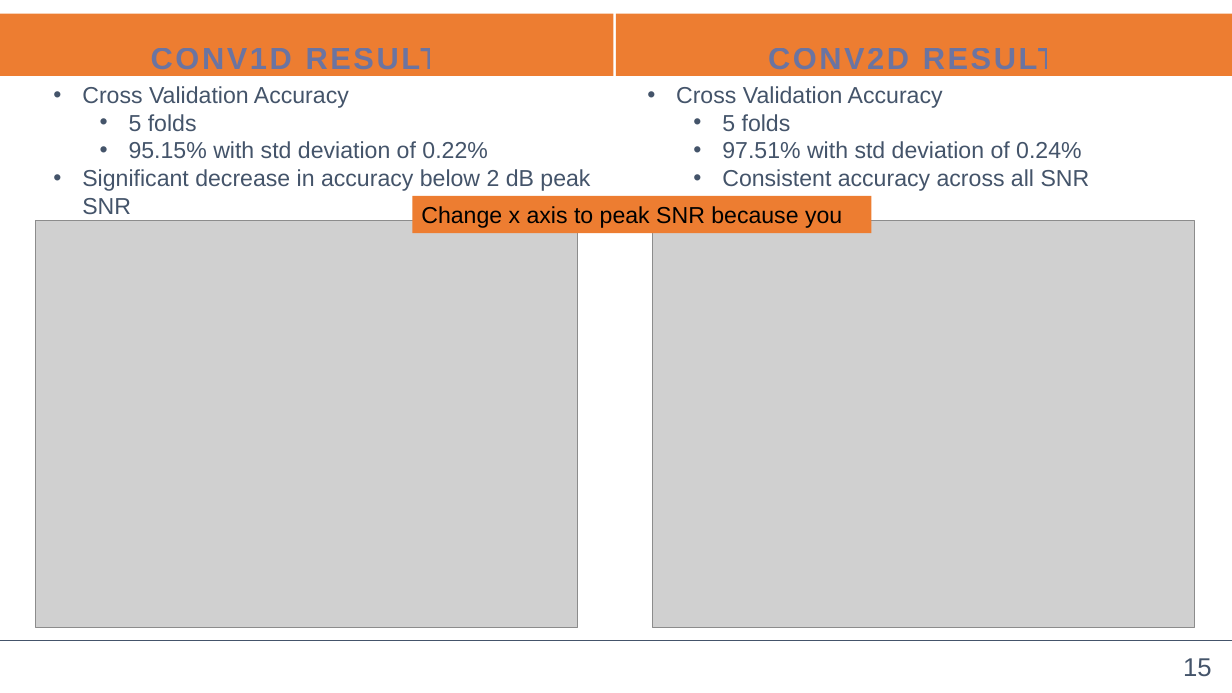
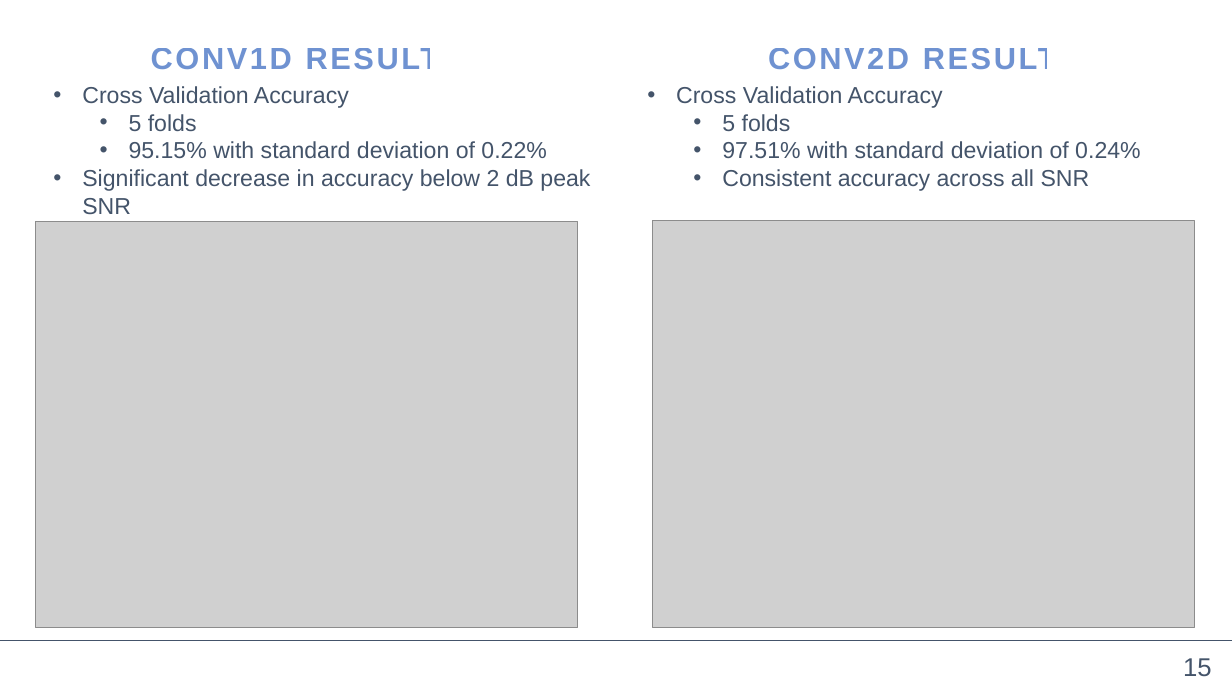
Before and after one commit to cbell14/ELE_594, a slide deck: slide 15 of Classification_of_Harmonics_Using_ML_v1.pptx. Drawn at 1232x693 pixels with LibreOffice and Linux fonts; fonts in the diff are those of the drawing; grey boxes stand for pictures. Boxes give left, top, right and bottom in pixels: in the first picture for what was removed or moved away, otherwise in the second. Text is boxed around its words. In the diff, an @@ line names an element or a change of style, - is before the commit and + after.

```diff
--- a/Classification_of_Harmonics_Using_ML_v1.pptx
+++ b/Classification_of_Harmonics_Using_ML_v1.pptx
@@ text "CONV1D RESULTS": place and size @@
-text "CONV1D RESULTS" at [0,14,614,76]
+text "CONV1D RESULTS" at [151,48,463,70]
@@ text "CONV1D RESULTS" at [151,48,463,70]: fill #ED7D31 to none @@
@@ text "CONV2D RESULTS": place and size @@
-text "CONV2D RESULTS" at [616,14,1232,76]
+text "CONV2D RESULTS" at [768,48,1080,70]
@@ text "CONV2D RESULTS" at [768,48,1080,70]: fill #ED7D31 to none @@
@@ text at [129,141,546,158]: text changed @@
-  • 95.15% with std deviation of 0.22%
+  • 95.15% with standard deviation of 0.22%
@@ text at [722,141,1140,158]: text changed @@
-  • 97.51% with std deviation of 0.24%
+  • 97.51% with standard deviation of 0.24%
@@ rectangle removed at [412,196,872,233] @@
-Change x axis to peak SNR because you
```
Also in this commit, not shown: 6 other slides changed.
